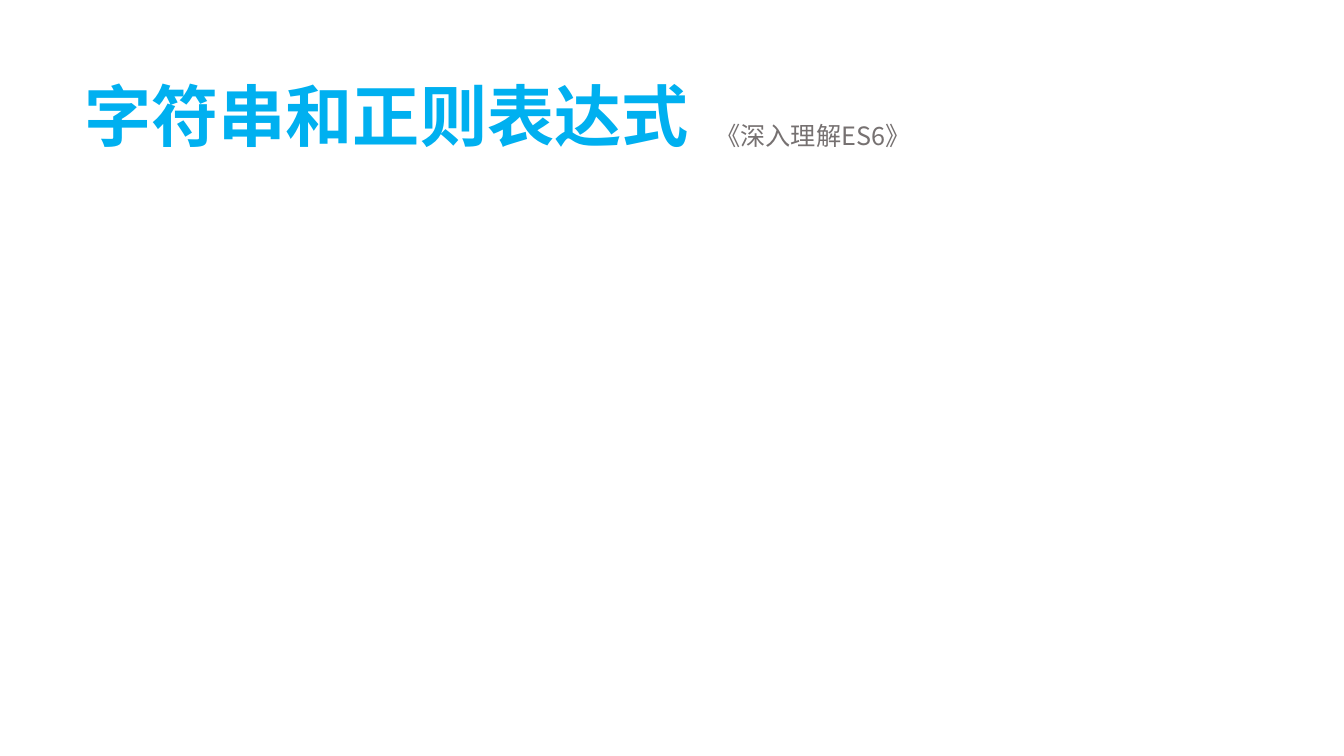
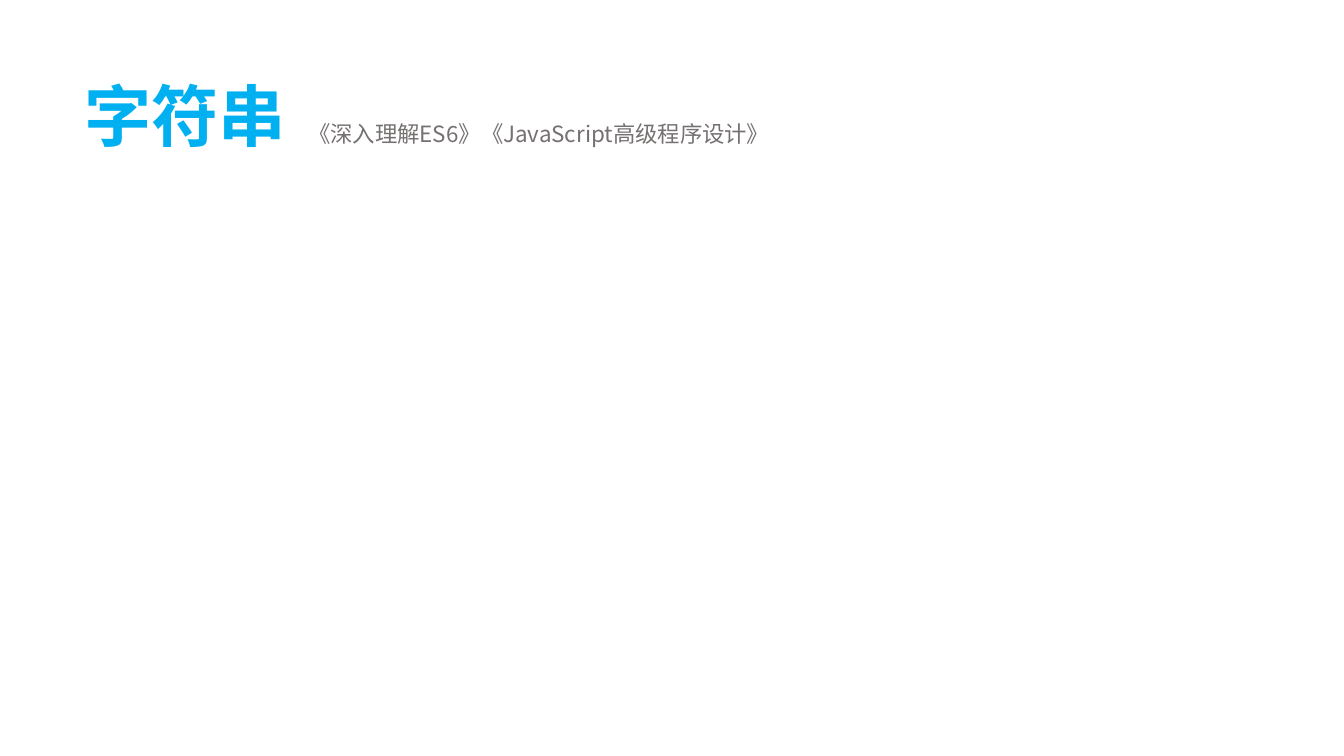
Before and after one commit to tecshuttle/interview, a slide deck: slide 7 of 2 前端/《你不知道的JavaScript》.pptx. Drawn at 1344x756 pixels with LibreOffice and Linux fonts; fonts in the diff are those of the drawing. Boxes give left, top, right and bottom in pixels: in the first picture for what was removed or moved away, otherwise in the second. Text is boxed around its words. In the diff, an @@ line names an element or a change of style, - is before the commit and + after.

Commit message:
学习：正则表达式。

```diff
--- a/2 前端/《你不知道的JavaScript》.pptx
+++ b/2 前端/《你不知道的JavaScript》.pptx
@@ text at bbox=[84, 83, 286, 147]: text changed @@
-字符串和正则表达式
+字符串
@@ text at bbox=[308, 123, 769, 147]: text changed; size 18 to 16 pt @@
-《深入理解ES6》
+《深入理解ES6》《JavaScript高级程序设计》
```
Also in this commit, not shown: 1 slide added, 2 other files.
